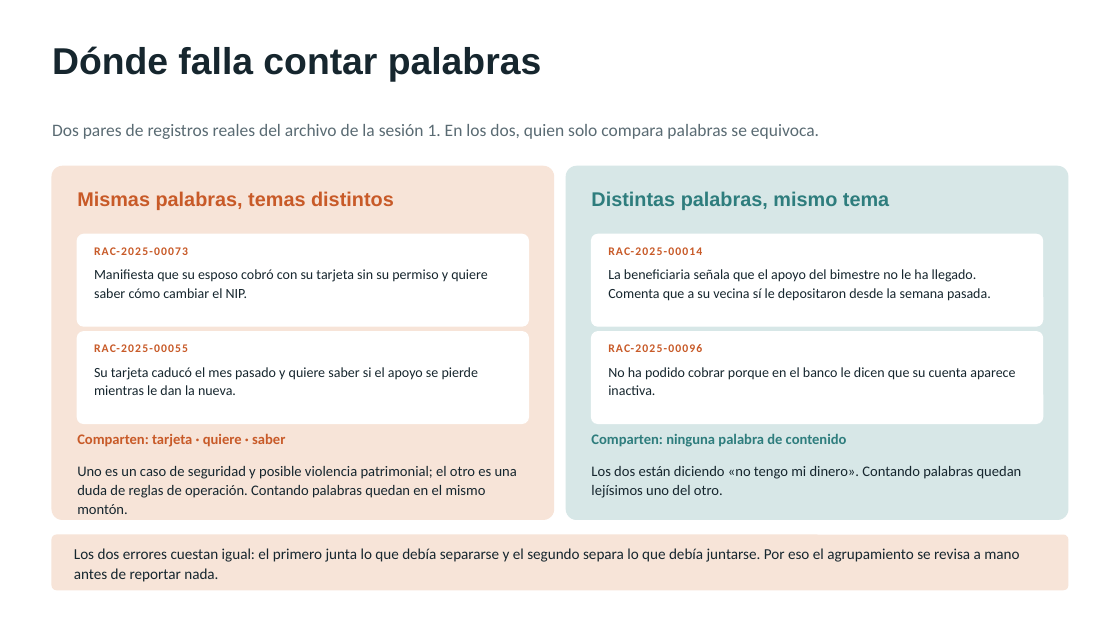
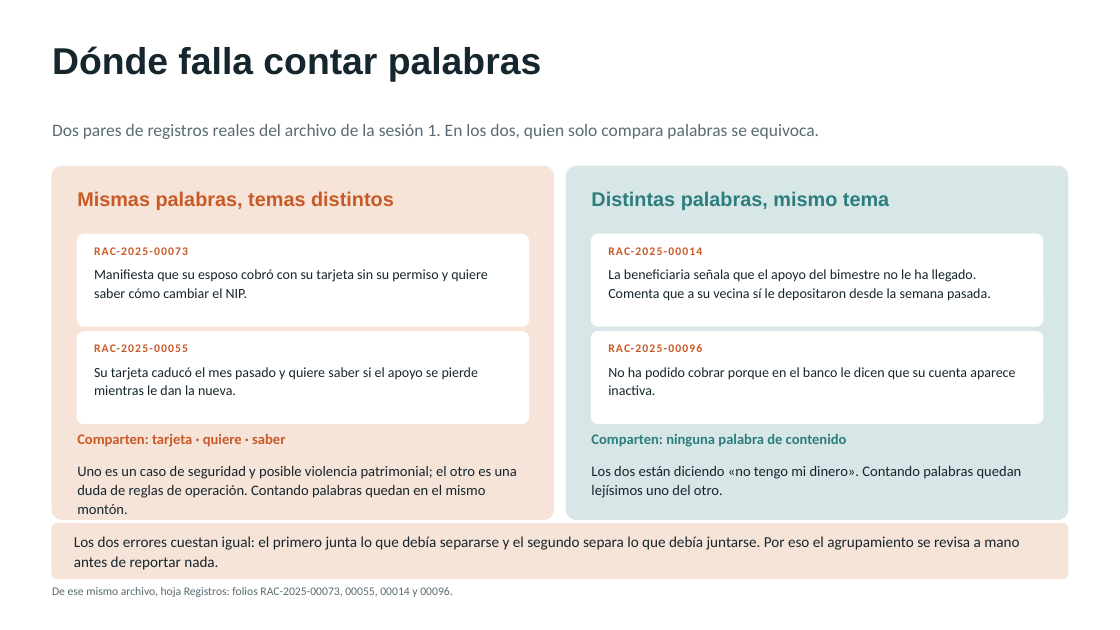
Before and after one commit to marvtrejo/curso-inegi-gen-ai, a slide deck: slide 5 of sesion-04/Anexo_De_las_palabras_a_los_numeros.pptx. Drawn at 1120x630 pixels with LibreOffice and Linux fonts; fonts in the diff are those of the drawing. Boxes give left, top, right and bottom in pixels: in the first picture for what was removed or moved away, otherwise in the second. Text is boxed around its words. In the diff, an @@ line names an element or a change of style, - is before the commit and + after.

```diff
--- a/sesion-04/Anexo_De_las_palabras_a_los_numeros.pptx
+++ b/sesion-04/Anexo_De_las_palabras_a_los_numeros.pptx
@@ rounded rectangle: place and size @@
-rounded rectangle at <box>52,535,1068,590</box>
+rounded rectangle at <box>52,523,1068,578</box>
@@ text "Los dos errores cuestan igual: ...": place and size @@
-text "Los dos errores cuestan igual: ..." at <box>74,548,1019,582</box>
+text "Los dos errores cuestan igual: ..." at <box>74,536,1019,570</box>
@@ text added at <box>52,587,452,597</box>, 10 pt, text #5A6B73 @@
+De ese mismo archivo, hoja Registros: folios RAC-2025-00073, 00055, 00014 y 00096.
```
Also in this commit, not shown: 5 other slides changed, 2 other files.
